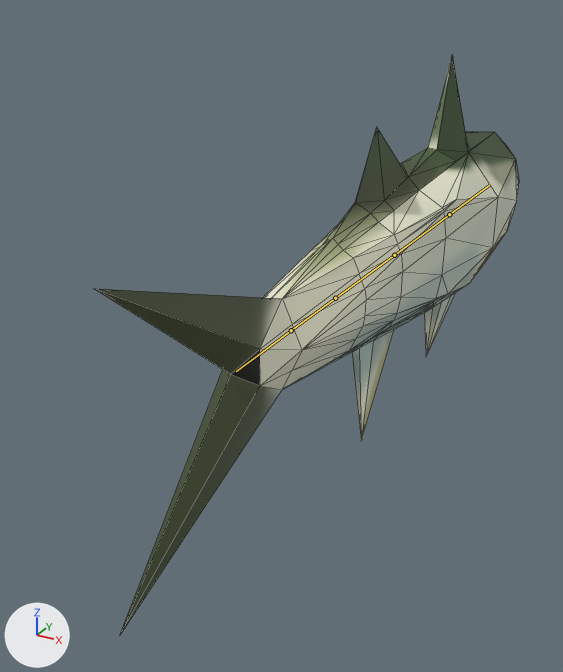
Before and after pictures for a commit that changed the glTF model Models/fish_threadfin/fish_threadfin.gltf.
One viewpoint serves both versions: a camera (50 mm lens) standing at (1.48, -4.02, 1.35) and looking at (-0.45, -0.51, -0.4). The lights are fixed; the arrows at lower left show +X, +Y and +Z. The bones that bend it are drawn over the model as lines. Mesh edges are drawn as thin lines.
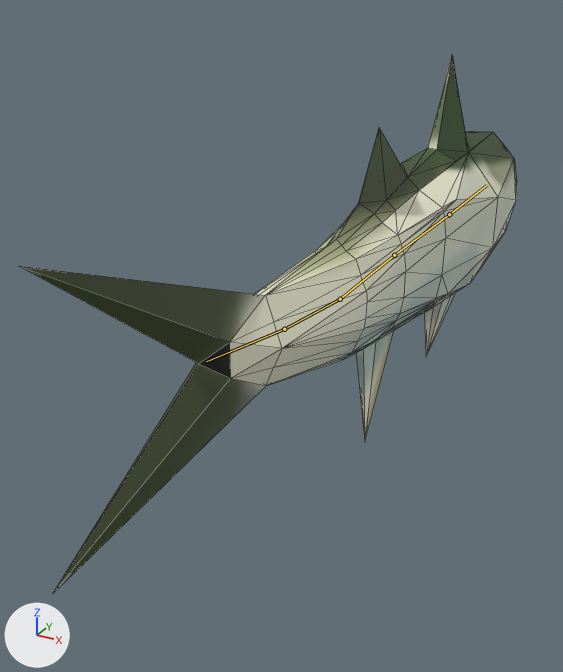
The newer file adds an action. The first version stands in its rest pose; the second is drawn at frame 0 of the action 'ArmatureAction'.

The change, as JSON lines over the scene's bpy script:
```json
{"block": "bone_bone_001", "where": "bone_bone_001 = bpy.data.objects['Armature'].pose.bones['Bone.001']  # child of 'Bone'"}
{"op": "set", "path": "bone_bone_001.rotation_quaternion", "old": "(1.0, 0.0, 0.0, 0.0)", "new": "(1.0, 0.0, 0.0, 0.009)", "note": "degrees (0, 0, 0) -> degrees (0, 0, 1)"}
{"block": "bone_bone_002", "where": "bone_bone_002 = bpy.data.objects['Armature'].pose.bones['Bone.002']  # child of 'Bone'"}
{"op": "set", "path": "bone_bone_002.rotation_quaternion", "old": "(1.0, 0.0, 0.0, 0.0)", "new": "(1.0, 0.0, 0.0, -0.015)", "note": "degrees (0, 0, 0) -> degrees (0, 0, -2)"}
{"block": "bone_bone_003", "where": "bone_bone_003 = bpy.data.objects['Armature'].pose.bones['Bone.003']  # child of 'Bone.002'"}
{"op": "set", "path": "bone_bone_003.rotation_quaternion", "old": "(1.0, 0.0, 0.0, 0.0)", "new": "(0.997, 0.0, 0.0, 0.08)", "note": "degrees (0, 0, 0) -> degrees (0, 0, 9)"}
{"block": "bone_bone_004", "where": "bone_bone_004 = bpy.data.objects['Armature'].pose.bones['Bone.004']  # child of 'Bone.003'"}
{"op": "set", "path": "bone_bone_004.rotation_quaternion", "old": "(1.0, 0.0, 0.0, 0.0)", "new": "(0.998, 0.0, 0.0, 0.062)", "note": "degrees (0, 0, 0) -> degrees (0, 0, 7)"}
```

What differs and where, as boxes [x1, y1, x2, y2] in the pictures (563 x 672 px):
```json
{"object": "Icosphere", "change": "posed", "before": [95, 56, 519, 635], "after": [20, 55, 516, 592], "on screen": "17% wider, 7% shorter"}
{"bone": "Bone.001", "before": "(449, 214) to (489, 185)", "after": "(449, 214) to (487, 185)"}
{"bone": "Bone.002", "before": "(394, 255) to (335, 298)", "after": "(394, 255) to (340, 299)"}
{"bone": "Bone.003", "before": "(335, 298) to (291, 330)", "after": "(340, 299) to (284, 329)"}
{"bone": "Bone.004", "before": "(291, 330) to (236, 371)", "after": "(284, 329) to (206, 361)"}
```
